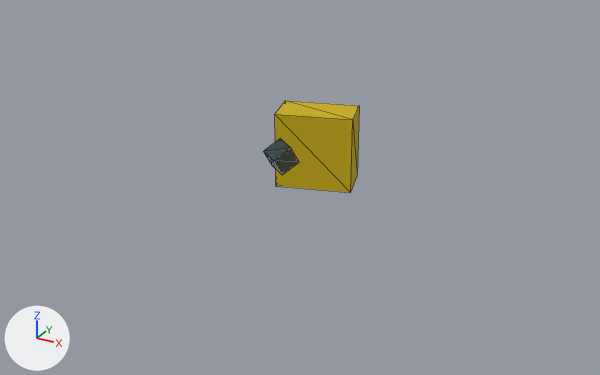
The COLLADA model data/models/box/boxes.dae as it was, and as the next commit left it.
Camera for both pictures: a camera (50 mm lens) standing at (18.0, -31.0, 16.1) and looking at (-0.3, 2.3, -0.5). Arrows for +X, +Y and +Z are at lower left; the lights stay in place. Mesh edges are drawn as thin lines. Where no turn or scale is listed for an object, it has been applied to the vertices.

Script lines for the objects in view, before the commit:
```python
me_pcube1mesh = bpy.data.meshes.new('pCube1Mesh')
me_pcube1mesh.from_pydata(...)  # 8 vertices, 12 faces; spans x -2.13..2.13, y -1.57..1.57, z -1.9..1.9
me_pcube1mesh.materials.append(mat_yellow)  # yellow #ccaf00
me_pcube2mesh = bpy.data.meshes.new('pCube2Mesh')
me_pcube2mesh.from_pydata(...)  # a box spanning x -0.005..0.005, y -0.005..0.005, z -0.005..0.005
me_pcube2mesh.materials.append(mat_glass)  # dark cyan #1f3d41
ob_pcube1 = bpy.data.objects.new('pCube1', me_pcube1mesh)
ob_pcube1.location = (0.0, 3.62, 1.31)
ob_pcube2 = bpy.data.objects.new('pCube2', me_pcube2mesh)
ob_pcube2.location = (0.0, 0.0, 2.0)
ob_pcube2.rotation_euler = (0.17, -0.524, 0.955)  # degrees (10, -30, 55)
ob_pcube2.scale = (100.0, 100.0, 100.0)
```
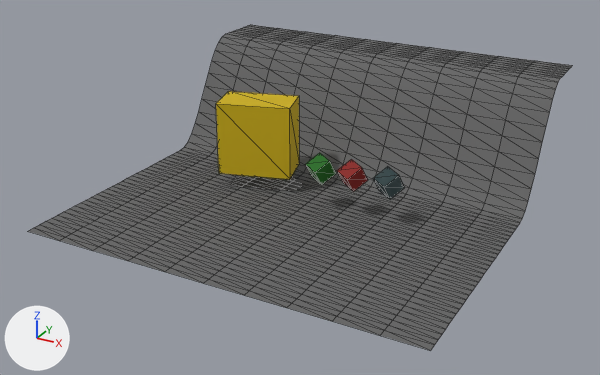
Boxes [x1, y1, x2, y2] around the edits, measured in the pictures (600 x 375 px):
```json
{"object": "pPlane1", "change": "added", "after": [28, 25, 573, 350]}
{"object": "pCube1", "change": "moved", "before": [275, 101, 359, 193], "after": [216, 91, 299, 179]}
{"object": "pCube5", "change": "added", "after": [373, 166, 405, 199]}
{"object": "pCube4", "change": "added", "after": [337, 159, 368, 192], "on screen": "red"}
```

Edits to the scene script, one JSON object a line:
```json
{"op": "add", "block": "mat_redblinn", "code": ["mat_redblinn = principled_material('redBlinn')", "mat_redblinn.base_color = (0.243, 0.00301, 0.0)  # red #870a00", "mat_redblinn.roughness = 0.7"]}
{"op": "add", "block": "mat_lambert1", "code": ["mat_lambert1 = principled_material('lambert1')", "mat_lambert1.base_color = (0.133, 0.133, 0.133)  # dark grey #666666", "mat_lambert1.roughness = 0.9"]}
{"op": "add", "block": "me_pcube5mesh", "code": ["me_pcube5mesh = bpy.data.meshes.new('pCube5Mesh')", "me_pcube5mesh.from_pydata([(0.23, -0.32, -0.68), (0.68, 0.32, -0.23), (0.09, -0.78, 0.09), (0.55, -0.13, 0.55), (-0.68, -0.32, 0.23), (-0.23, 0.32, 0.68), (-0.55, 0.13, -0.55), (-0.09, 0.78, -0.09)], [], [(0, 1, 2), (2, 1, 3), (2, 3, 4), (4, 3, 5), (4, 5, 6), (6, 5, 7), (6, 7, 0), (0, 7, 1), (1, 7, 3), (3, 7, 5), (6, 0, 4), (4, 0, 2)])", "me_pcube5mesh.materials.append(mat_glass)  # dark cyan #1f3d41"]}
{"op": "add", "block": "me_pcube4mesh", "code": ["me_pcube4mesh = bpy.data.meshes.new('pCube4Mesh')", "me_pcube4mesh.from_pydata([(0.23, -0.32, -0.68), (0.68, 0.32, -0.23), (0.09, -0.78, 0.09), (0.55, -0.13, 0.55), (-0.68, -0.32, 0.23), (-0.23, 0.32, 0.68), (-0.55, 0.13, -0.55), (-0.09, 0.78, -0.09)], [], [(0, 1, 2), (2, 1, 3), (2, 3, 4), (4, 3, 5), (4, 5, 6), (6, 5, 7), (6, 7, 0), (0, 7, 1), (1, 7, 3), (3, 7, 5), (6, 0, 4), (4, 0, 2)])", "me_pcube4mesh.materials.append(mat_redblinn)  # red #870a00"]}
{"op": "add", "block": "me_pplane1mesh", "code": ["me_pplane1mesh = bpy.data.meshes.new('pPlane1Mesh')", "me_pplane1mesh.from_pydata(...)  # 561 vertices, 1000 faces; spans x -10.0..10.0, y -10.0..10.0, z 0.0..5.8", "me_pplane1mesh.materials.append(mat_lambert1)  # dark grey #666666"]}
{"op": "set", "path": "ob_pcube1.location", "old": "(0.0, 3.62, 1.31)", "new": "(-3.43, 3.62, 1.31)"}
{"op": "add", "block": "ob_pcube5", "code": ["ob_pcube5 = bpy.data.objects.new('pCube5', me_pcube5mesh)", "ob_pcube5.location = (4.43, 2.39, 0.69)"]}
{"op": "add", "block": "ob_pcube4", "code": ["ob_pcube4 = bpy.data.objects.new('pCube4', me_pcube4mesh)", "ob_pcube4.location = (2.54, 2.39, 0.69)"]}
{"op": "add", "block": "ob_pplane1", "code": ["ob_pplane1 = bpy.data.objects.new('pPlane1', me_pplane1mesh)", "ob_pplane1.location = (0.0, 3.47, -1.39)"]}
```
